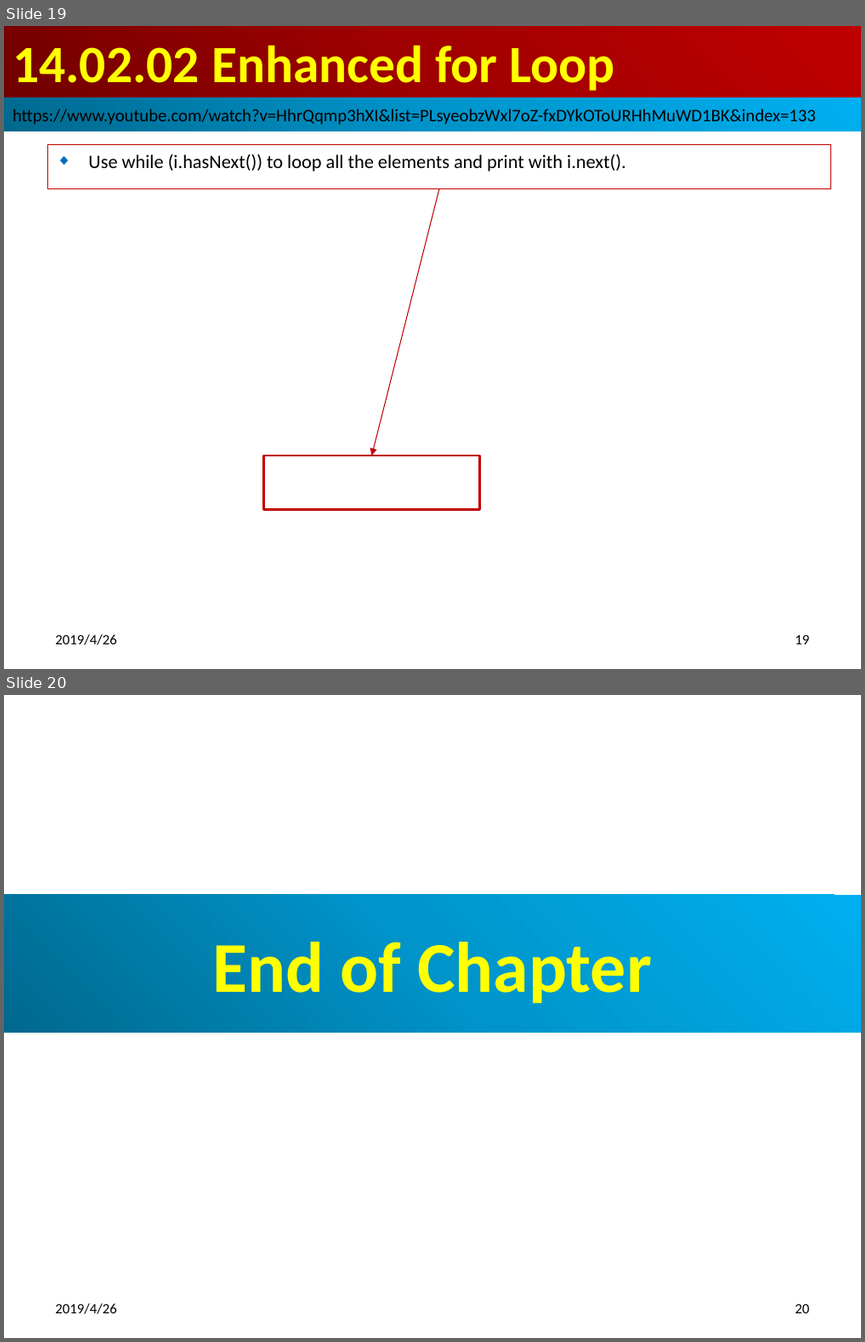
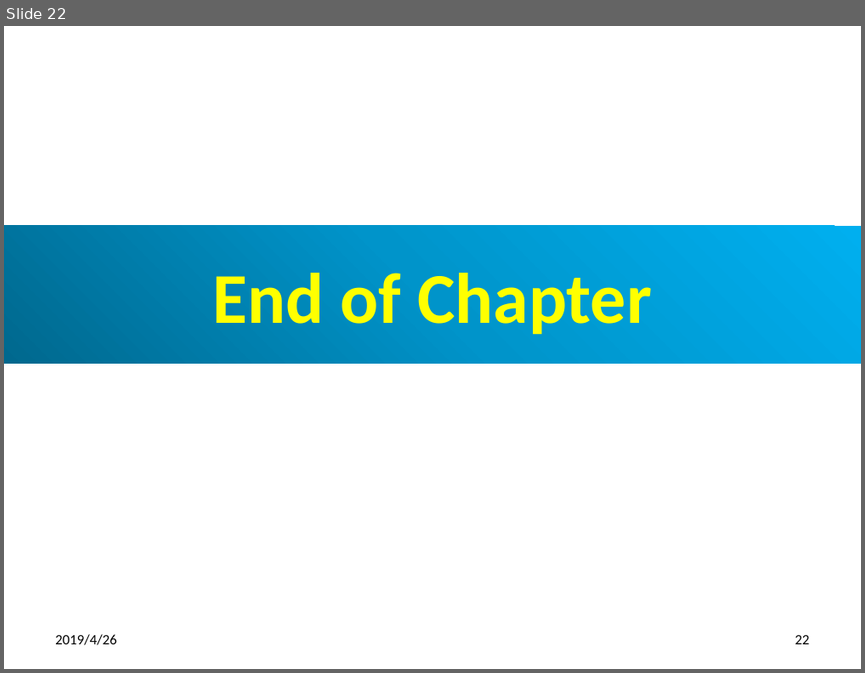
Before and after one commit to peterhchen/100-Java-Topic, a slide deck: 14_01_13_CollectionGeneric/ch1402_CollectionGenericPractical/1402_CollectionGenericPractical.pptx. Shown one above the other, each under a label of ours: slides 19 and 20 before the commit, slide 22 after it. The pictures are 865x1342 and 865x673 pixels, drawn with LibreOffice and Linux fonts; fonts in the diff are those of the drawing. Boxes give left, top, right and bottom in pixels: in the first picture for what was removed or moved away, otherwise in the second. Text is boxed around its words. In the diff, an @@ line names an element or a change of style, - is before the commit and + after.

```diff
--- a/14_01_13_CollectionGeneric/ch1402_CollectionGenericPractical/1402_CollectionGenericPractical.pptx
+++ b/14_01_13_CollectionGeneric/ch1402_CollectionGenericPractical/1402_CollectionGenericPractical.pptx
@@ slide 19 removed at (4,26,861,669), background #FFFFFF @@
@@ title removed at (4,26,861,98) @@
-14.02.02 Enhanced for Loop
@@ rectangle removed at (4,98,861,131) @@
-https://www.youtube.com/watch?v=HhrQqmp3hXI&list=PLsyeobzWxl7oZ-fxDYkOToURHhMuWD1BK&index=133
@@ subtitle removed at (47,145,830,189) @@
-◆ Use while (i.hasNext()) to loop all the elements and print with i.next().
@@ arrow removed from (439, 189) to (371, 455) @@
@@ rectangle removed at (263,455,479,510) @@
@@ text removed at (55,634,116,645) @@
-2019/4/26
@@ page number removed at (794,635,809,644) @@
-19
@@ what was slide 20 is now slide 22 @@
@@ page number at (794,635,809,644): text changed @@
-20
+22
```
Also in this commit, not shown: 3 slides added.
